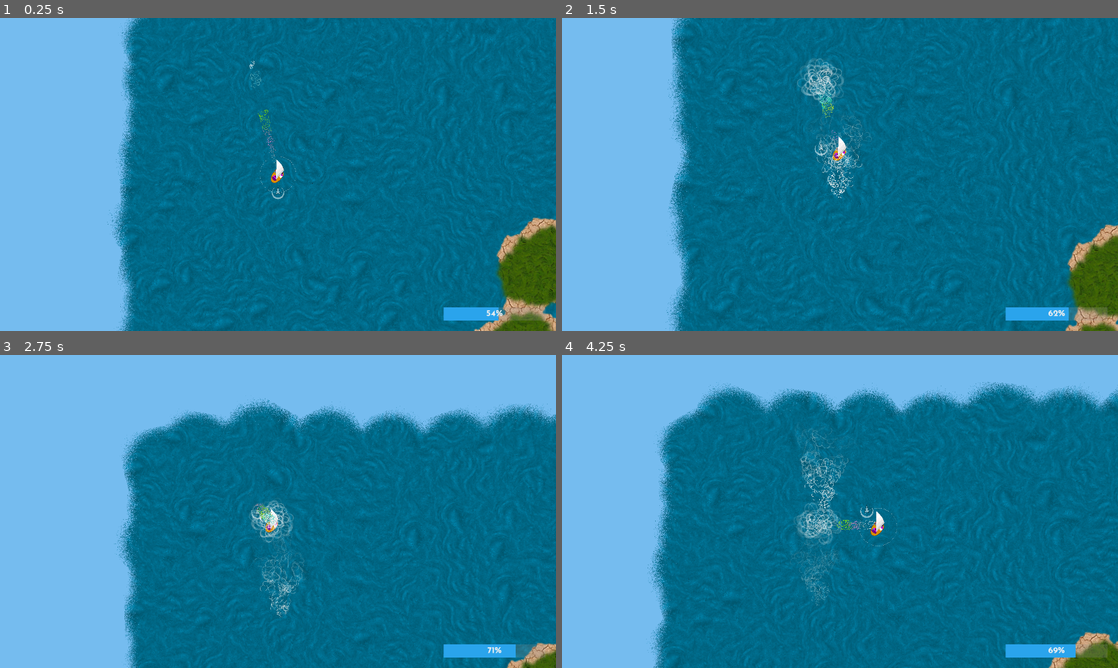
Above: before the commit, frames 1-4 (two rows, left to right).
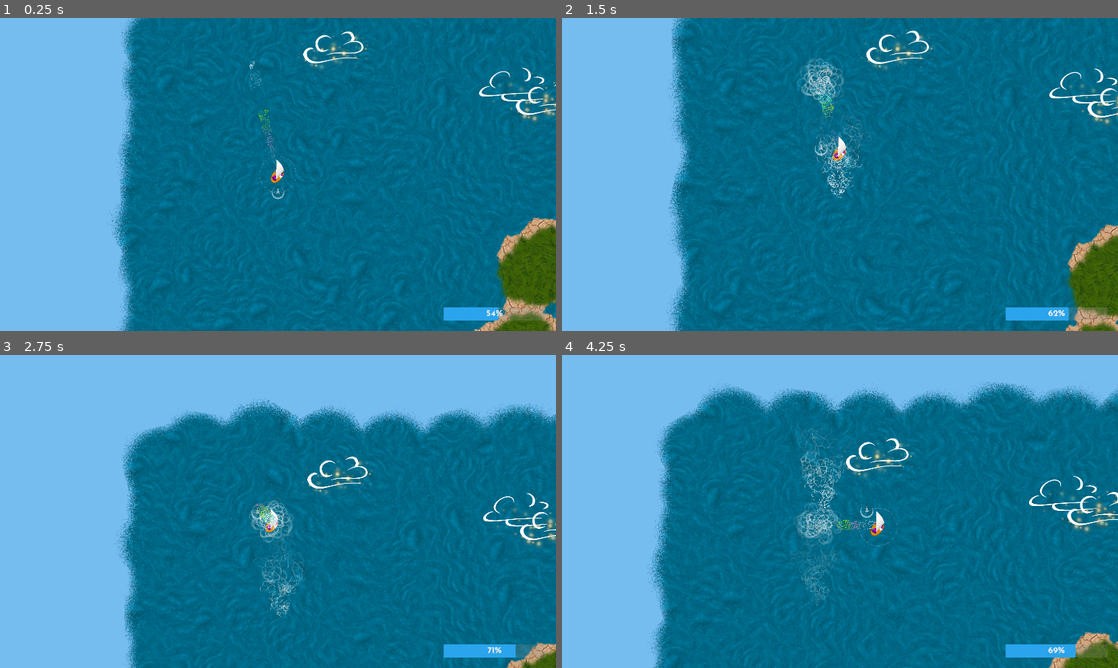
Above: after the commit, the same moments.

Repository: derhannesb/mergicians
Game: Godot game, scene res://scenes/main.tscn
Same seed, same stepped clock (60 frames per second), same inputs: the game is played once before the commit and once after it.
Inputs:
- Up to frame 1 (0.25 s): no input
- Up to frame 2 (1.5 s): hold D (right) 0.53-1.28 s; hold Space (action) 0.53-1.28 s; hold A (left) from 1.28 s (still down); tap Page Up (zoom_in) at 1.35 s
- Up to frame 3 (2.75 s): release A (left) at 2.03 s; hold D (right) from 2.03 s (still down); tap Page Down (zoom_out) at 2.1 s
- Up to frame 4 (4.25 s): tap Space (action) at 2.85 s; release D (right) at 3.53 s; hold A (left) from 3.53 s (still down); tap Page Up (zoom_in) at 3.6 s

The runs differ from the first frame. In frame 1, 0.9% of the frame differs, in the area x 53-100%, y 4-34%; in frame 2, 0.9%; in frame 3, 0.9%; in frame 4, 1.1%, in the area x 50-100%, y 26-57%.

Commit message:
Terrain scene, Weather scene

Diff:
--- a/project.godot
+++ b/project.godot
@@ -13,6 +13,10 @@
 config/name="Mergicians"
 run/main_scene="res://scenes/main.tscn"
 config/icon="res://icon.png"
+
+[autoload]
+
+Config="*res://scenes/Config.gd"
 
 [display]
 
--- /dev/null
+++ b/scenes/Config.gd
@@ -0,0 +1,7 @@
+extends Node
+
+var size
+
+func _ready():
+	size = Vector2 (get_viewport().size.x * 5,
+	                get_viewport().size.y * 5)
--- a/scenes/Terrain.gd
+++ b/scenes/Terrain.gd
@@ -2,16 +2,14 @@
 
 var pl_island_part = preload("res://scenes/IslandPart.tscn")
 var pl_water_part = preload("res://scenes/WaterPart.tscn")
-var pl_cloud = preload("res://scenes/Cloud.tscn")
 
+var size
 
 func _ready():
-	var size = Vector2 (get_viewport().size.x * 5,
-	                    get_viewport().size.y * 5)
+	size = Config.size
 	randomize()
 	generate_water (size)
 	generate_islands (size)
-	generate_clouds (size)
 
 func generate_water (var size):
 	var bigprime = 9973
@@ -26,13 +24,6 @@
 			water_part.position.y = y * 128 - (x%2)*64
 			water_part.rotation_degrees = rand_range (0, 360)
 			self.add_child (water_part)
-
-func generate_clouds (var size):
-	for i in range (30 + randi () % 20):
-		var c = pl_cloud.instance ()
-		c.position.x = rand_range (0, size.x)
-		c.position.y = rand_range (0, size.y)
-		self.add_child (c)
 
 func shuffleList (var list):
 	var shuffledList = []
--- /dev/null
+++ b/scenes/Terrain.tscn
@@ -0,0 +1,7 @@
+[gd_scene load_steps=2 format=2]
+
+[ext_resource path="res://scenes/Terrain.gd" type="Script" id=1]
+
+[node name="Terrain" type="Node2D"]
+
+script = ExtResource( 1 )
--- /dev/null
+++ b/scenes/Weather.gd
@@ -0,0 +1,19 @@
+extends Node2D
+
+var pl_storm = preload("res://scenes/Storm.tscn")
+var pl_cloud = preload("res://scenes/Cloud.tscn")
+
+func _ready():
+	var size = Config.size
+
+	for i in range (30 + randi() % 100):
+		var cloud = pl_cloud.instance ()
+		cloud.position = Vector2 (rand_range (0.0, size.x),
+		                          rand_range (0.0, size.y))
+		self.add_child (cloud)
+
+
+#func _process(delta):
+#	# Called every frame. Delta is time since last frame.
+#	# Update game logic here.
+#	pass
--- /dev/null
+++ b/scenes/Weather.tscn
@@ -0,0 +1,26 @@
+[gd_scene load_steps=2 format=2]
+
+[sub_resource type="GDScript" id=1]
+
+script/source = "extends Node2D
+
+var terrain = preload (\"res://scenes/Terrain.gd\")
+
+# class member variables go here, for example:
+# var a = 2
+# var b = \"textvar\"
+
+func _ready():
+	# Called when the node is added to the scene for the first time.
+	# Initialization here
+	pass
+
+#func _process(delta):
+#	# Called every frame. Delta is time since last frame.
+#	# Update game logic here.
+#	pass
+"
+
+[node name="Node2D" type="Node2D"]
+
+script = SubResource( 1 )
--- a/scenes/main.tscn
+++ b/scenes/main.tscn
@@ -1,16 +1,16 @@
-[gd_scene load_steps=4 format=2]
+[gd_scene load_steps=6 format=2]
 
-[ext_resource path="res://scenes/Terrain.gd" type="Script" id=1]
+[ext_resource path="res://scenes/Terrain.tscn" type="PackedScene" id=1]
 [ext_resource path="res://scenes/Ship.tscn" type="PackedScene" id=2]
 [ext_resource path="res://scenes/Storm.tscn" type="PackedScene" id=3]
+[ext_resource path="res://scenes/Weather.tscn" type="PackedScene" id=4]
+[ext_resource path="res://scenes/Weather.gd" type="Script" id=5]
 
-[node name="World" type="Node2D"]
+[node name="World" type="Node2D" index="0"]
 
 _sections_unfolded = [ "Transform" ]
 
-[node name="Terrain" type="Node2D" parent="." index="0"]
-
-script = ExtResource( 1 )
+[node name="Terrain" parent="." index="0" instance=ExtResource( 1 )]
 
 [node name="Ship" parent="." index="1" instance=ExtResource( 2 )]
 
@@ -21,3 +21,7 @@
 position = Vector2( 304.394, 65.008 )
 inner_radius = 120
 outer_radius = 400
+
+[node name="Weather" parent="." index="3" instance=ExtResource( 4 )]
+
+script = ExtResource( 5 )
